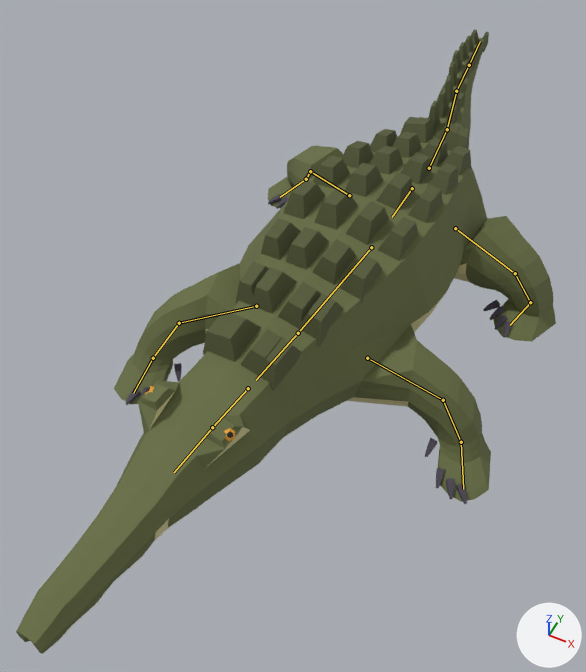
The glTF model creatures/experiments/boxmodel/abc/t7x/zoo/crocodile/stage4/crocodile.glb: old version first, new version second.
Rendered twice from a 50 mm lens placed at (0.56, -1.73, 1.74), pointed at (-0.12, -0.36, 0.03). The lights are fixed; the arrows at lower right show +X, +Y and +Z. The picture after the commit comes second. Both versions are drawn at frame 13 of the action 'move'; the numbers are the values there. The bones that bend it are drawn over the model as lines.

Objects in the first picture: 'body', 'piece_claws', 'piece_scutes' and 1 more.
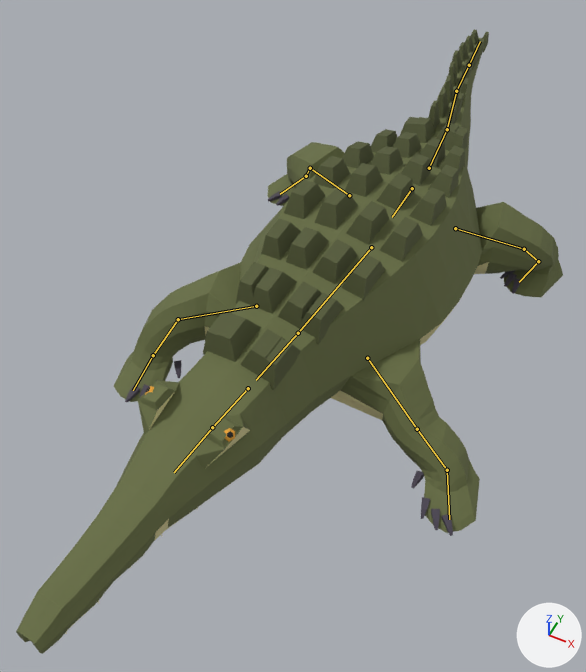
Pixel boxes (x1, y1, x2, y2) of what changed, in the pictures (586 x 672 px):
```json
{"object": "body", "change": "posed", "before": [16, 38, 556, 654], "after": [16, 38, 563, 654]}
{"object": "piece_scutes", "change": "posed", "before": [203, 29, 489, 390], "after": [203, 29, 489, 390]}
{"object": "piece_claws", "change": "posed", "before": [126, 194, 512, 504], "after": [125, 191, 521, 536], "on screen": "11% taller"}
{"bone": "upperarm.L", "before": "(367, 358) to (443, 400)", "after": "(367, 358) to (417, 429)"}
{"bone": "forearm.L", "before": "(443, 400) to (461, 442)", "after": "(417, 429) to (447, 470)"}
{"bone": "paw.L", "before": "(461, 442) to (463, 489)", "after": "(447, 470) to (449, 519)"}
{"bone": "upperarm.R", "before": "(256, 306) to (179, 323)", "after": "(256, 306) to (178, 319)"}
{"bone": "forearm.R", "before": "(179, 323) to (153, 358)", "after": "(178, 319) to (153, 355)"}
{"bone": "thigh.L", "before": "(455, 228) to (515, 273)", "after": "(455, 228) to (524, 249)"}
{"bone": "shin.L", "before": "(515, 273) to (530, 302)", "after": "(524, 249) to (538, 261)"}
{"bone": "foot.L", "before": "(530, 302) to (510, 325)", "after": "(538, 261) to (519, 282)"}
{"bone": "thigh.R", "before": "(349, 195) to (310, 171)", "after": "(349, 195) to (310, 168)"}
{"bone": "shin.R", "before": "(310, 171) to (306, 179)", "after": "(310, 168) to (306, 176)"}
```

Edits to the scene script, one JSON object a line:
```json
{"block": "bone_upperarm_l", "where": "bone_upperarm_l = bpy.data.objects['rig'].pose.bones['upperarm.L']  # child of 'chest'"}
{"op": "set", "path": "bone_upperarm_l.rotation_quaternion", "old": "(0.982, -0.191, 0.0, 0.0)", "new": "(0.996, 0.029, -0.016, -0.077)", "note": "degrees (-22, 0, 0) -> degrees (3, -2, -9)"}
{"block": "bone_forearm_l", "where": "bone_forearm_l = bpy.data.objects['rig'].pose.bones['forearm.L']  # child of 'upperarm.L'"}
{"op": "set", "path": "bone_forearm_l.rotation_quaternion", "old": "(1.0, 0.0, 0.0, 0.0)", "new": "(0.936, -0.059, 0.0, 0.347)", "note": "degrees (0, 0, 0) -> degrees (-6, 2, 41)"}
{"block": "bone_paw_l", "where": "bone_paw_l = bpy.data.objects['rig'].pose.bones['paw.L']  # child of 'forearm.L'"}
{"op": "set", "path": "bone_paw_l.rotation_quaternion", "old": "(1.0, 0.0, 0.0, 0.0)", "new": "(0.97, -0.156, -0.188, -0.009)", "note": "degrees (0, 0, 0) -> degrees (-19, -22, 3)"}
{"block": "bone_upperarm_r", "where": "bone_upperarm_r = bpy.data.objects['rig'].pose.bones['upperarm.R']  # child of 'chest'"}
{"op": "set", "path": "bone_upperarm_r.rotation_quaternion", "old": "(0.982, 0.191, 0.0, 0.0)", "new": "(0.982, 0.187, 0.005, -0.025)", "note": "degrees (22, 0, 0) -> degrees (22, 1, -3)"}
{"block": "bone_forearm_r", "where": "bone_forearm_r = bpy.data.objects['rig'].pose.bones['forearm.R']  # child of 'upperarm.R'"}
{"op": "set", "path": "bone_forearm_r.rotation_quaternion", "old": "(1.0, 0.0, 0.0, 0.0)", "new": "(0.999, 0.008, 0.0, 0.036)", "note": "degrees (0, 0, 0) -> degrees (1, 0, 4)"}
{"block": "bone_thigh_l", "where": "bone_thigh_l = bpy.data.objects['rig'].pose.bones['thigh.L']  # child of 'hips'"}
{"op": "set", "path": "bone_thigh_l.rotation_quaternion", "old": "(0.982, 0.191, 0.0, 0.0)", "new": "(0.996, -0.09, 0.0, -0.019)", "note": "degrees (22, 0, 0) -> degrees (-10, 0, -2)"}
{"block": "bone_shin_l", "where": "bone_shin_l = bpy.data.objects['rig'].pose.bones['shin.L']  # child of 'thigh.L'"}
{"op": "set", "path": "bone_shin_l.rotation_quaternion", "old": "(1.0, 0.0, 0.0, 0.0)", "new": "(0.997, -0.083, 0.004, 0.006)", "note": "degrees (0, 0, 0) -> degrees (-10, 0, 1)"}
{"block": "bone_foot_l", "where": "bone_foot_l = bpy.data.objects['rig'].pose.bones['foot.L']  # child of 'shin.L'"}
{"op": "set", "path": "bone_foot_l.rotation_quaternion", "old": "(1.0, 0.0, 0.0, 0.0)", "new": "(0.941, 0.132, 0.064, -0.304)", "note": "degrees (0, 0, 0) -> degrees (12, 12, -35)"}
{"block": "bone_thigh_r", "where": "bone_thigh_r = bpy.data.objects['rig'].pose.bones['thigh.R']  # child of 'hips'"}
{"op": "set", "path": "bone_thigh_r.rotation_quaternion", "old": "(0.982, -0.191, 0.0, 0.0)", "new": "(0.981, -0.191, -0.006, -0.029)", "note": "degrees (-22, 0, 0) -> degrees (-22, -1, -3)"}
{"block": "bone_shin_r", "where": "bone_shin_r = bpy.data.objects['rig'].pose.bones['shin.R']  # child of 'thigh.R'"}
{"op": "set", "path": "bone_shin_r.rotation_quaternion", "old": "(1.0, 0.0, 0.0, 0.0)", "new": "(0.999, -0.005, 0.0, 0.038)", "note": "degrees (0, 0, 0) -> degrees (-1, 0, 4)"}
```
